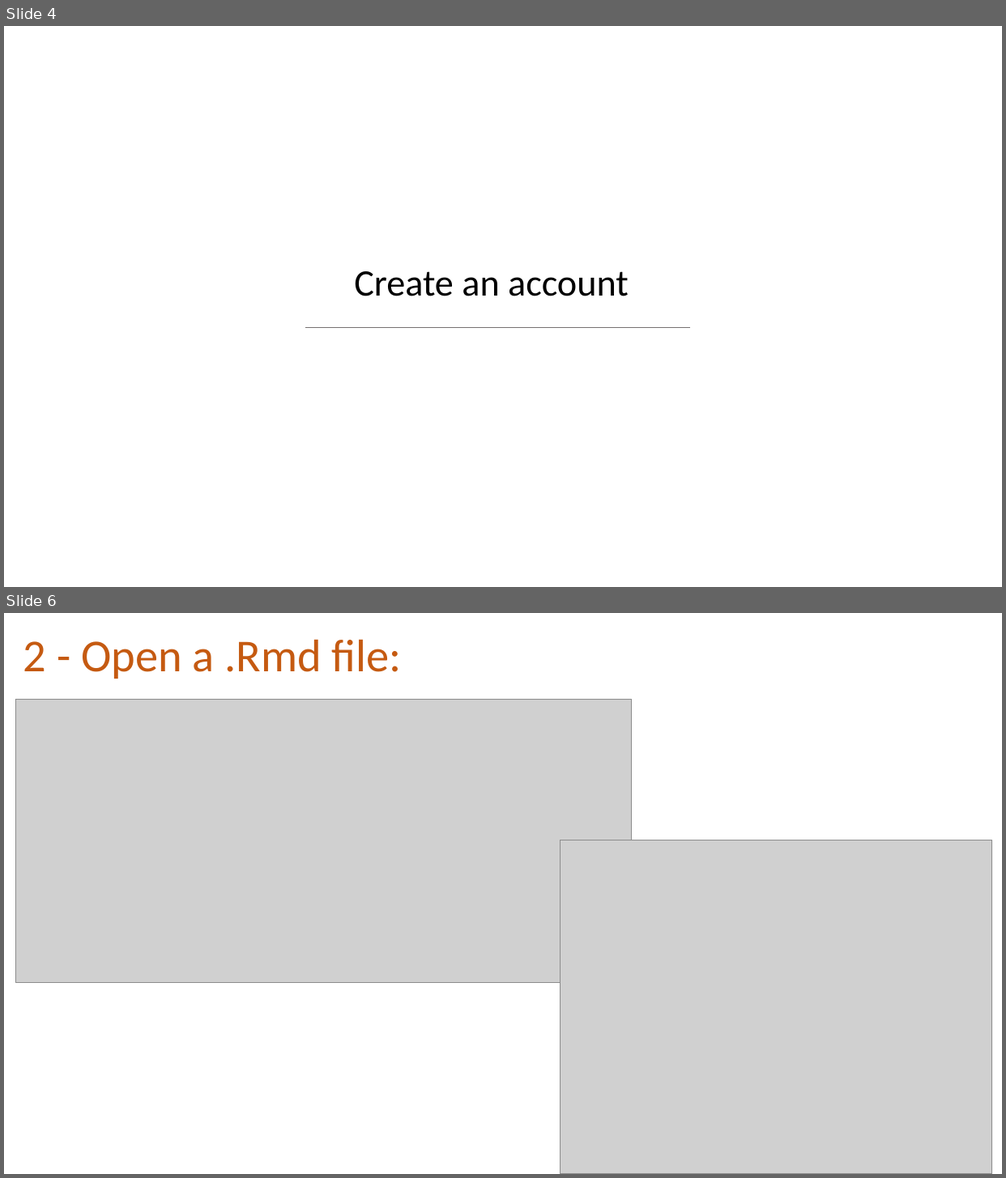
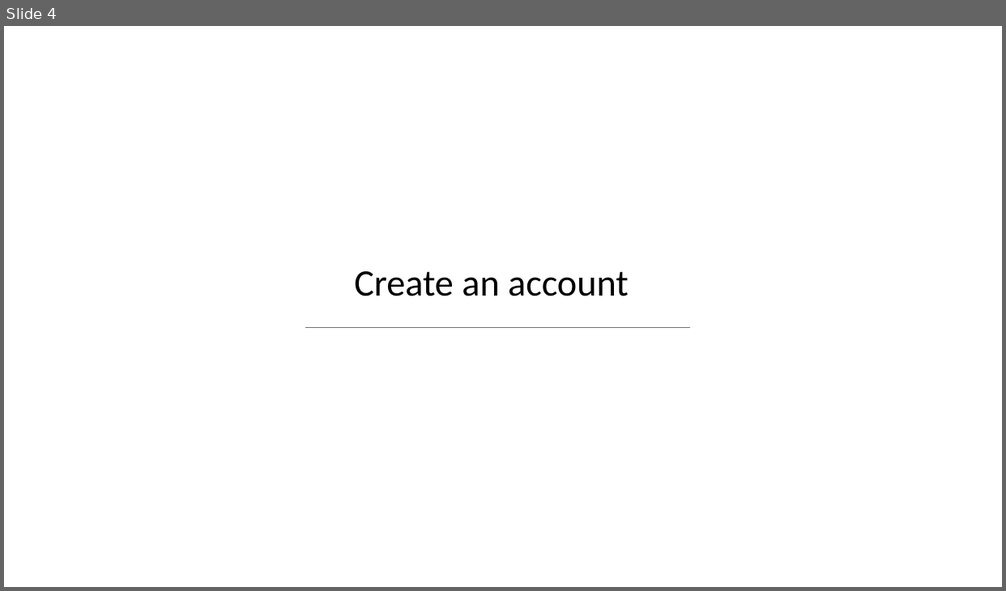
Before and after one commit to holtzy/Teaching, a slide deck: Intro_Github.pptx. Shown one above the other, each under a label of ours: slides 4 and 6 before the commit, slide 4 after it; the slides between them are not shown. The pictures are 1006x1178 and 1006x591 pixels, drawn with LibreOffice and Linux fonts; fonts in the diff are those of the drawing; grey boxes stand for pictures; background and template pictures are left out. Boxes give left, top, right and bottom in pixels: in the first picture for what was removed or moved away, otherwise in the second. Text is boxed around its words. In the diff, an @@ line names an element or a change of style, - is before the commit and + after.

```diff
--- a/Intro_Github.pptx
+++ b/Intro_Github.pptx
@@ slide 6 removed at bbox=[4, 613, 1002, 1174], background #FFFFFF @@
@@ text removed at bbox=[23, 639, 402, 679] @@
-2 - Open a .Rmd file:
@@ picture removed at bbox=[16, 699, 632, 983] @@
@@ picture removed at bbox=[560, 841, 992, 1174] @@
```
Also in this commit, not shown: 1 slide changed, 5 slides added, 2 other slides removed.
